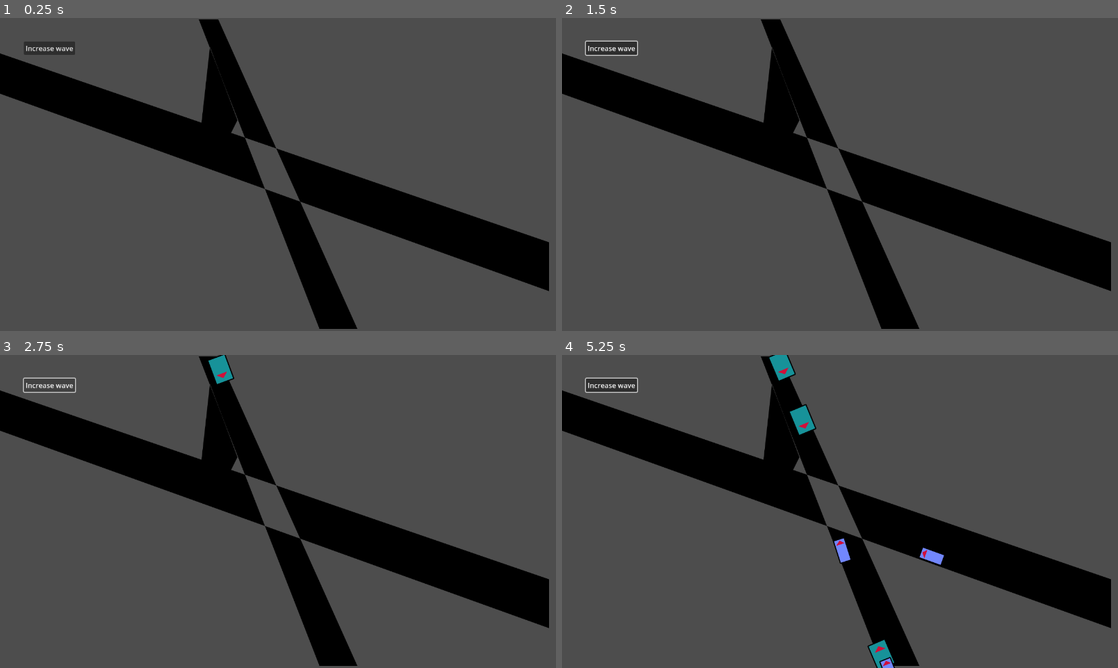
Above: before the commit, frames 1-4 (two rows, left to right).
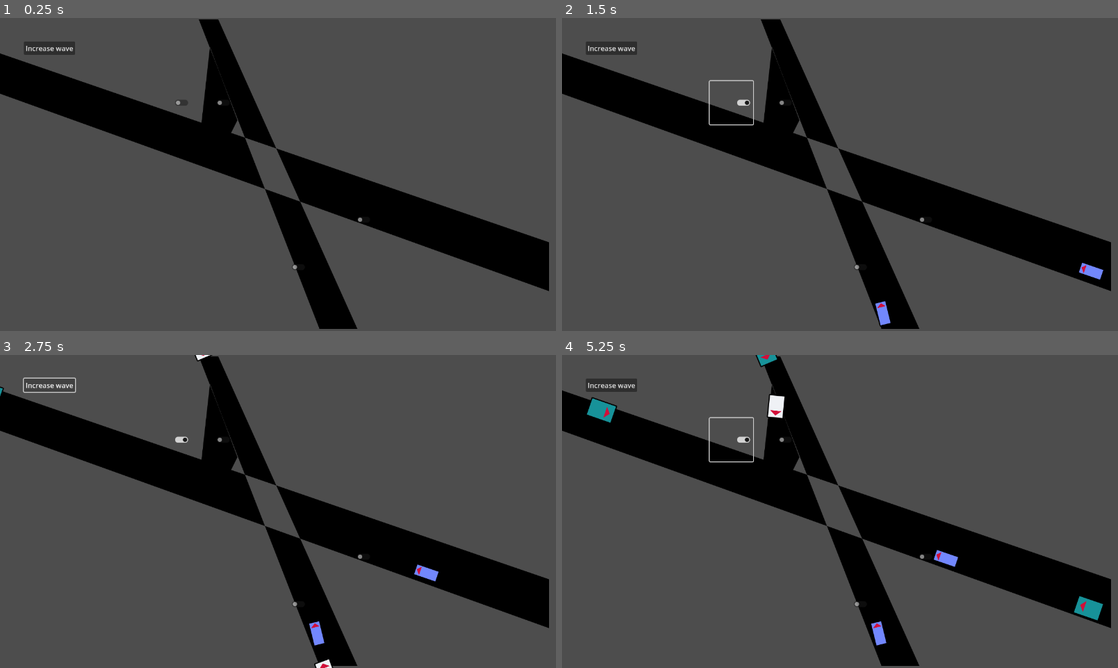
Above: after the commit, the same moments.

Repository: WinnerWind/omov-game
Game: Godot game, scene res://scenes/main.tscn
The game is run twice, just before and just after one commit, with the same random seed, the same clock (stepped at 60 frames per second) and the same inputs.
Inputs (mouse positions are in pixels of both pictures, inside the frame that each line leads up to):
- Up to frame 1 (0.25 s): no input
- Up to frame 2 (1.5 s): click "Increase wave" at 0.5 s; click (728, 102) at 1.27 s
- Up to frame 3 (2.75 s): click "Increase wave" at 2 s
- Up to frame 4 (5.25 s): click (728, 439) at 2.77 s; click "Increase wave" at 3.5 s; click (728, 439) at 4.27 s

The runs differ from the first frame. In frame 1, less than 0.1% of the frame differs, in the area x 31-66%, y 26-81%; in frame 2, 0.6%; in frame 3, 0.7%; in frame 4, 2.4%, in the area x 4-98%, y 0-100%.

Commit message:
Car spawner refactor

Diff:
--- a/scenes/main.tscn
+++ b/scenes/main.tscn
@@ -1,63 +1,118 @@
-[gd_scene load_steps=17 format=3 uid="uid://bp6qss41chrho"]
+[gd_scene load_steps=25 format=3 uid="uid://bp6qss41chrho"]
 
 [ext_resource type="Script" uid="uid://bikrhnp7h2fj6" path="res://scripts/pothole_spawner.gd" id="1_o5qli"]
 [ext_resource type="Script" uid="uid://dwnwtqxdffhvo" path="res://scripts/game_manager.gd" id="1_tbgi4"]
 [ext_resource type="PackedScene" uid="uid://bl8poaryl3h53" path="res://scenes/prefabs/pothole.tscn" id="2_0wfyh"]
 [ext_resource type="Script" uid="uid://cqp60ymv8d6c2" path="res://scripts/car_spawner.gd" id="3_jyhfs"]
-[ext_resource type="PackedScene" uid="uid://ctmkpurla8vot" path="res://scenes/prefabs/vehicles/car.tscn" id="4_tbgi4"]
 [ext_resource type="Script" uid="uid://d0g0a2kvadj5b" path="res://scripts/car_spawner_manager.gd" id="5_85g3d"]
-[ext_resource type="PackedScene" uid="uid://b8coxilqnsum0" path="res://scenes/prefabs/vehicles/bus.tscn" id="6_tefeu"]
-[ext_resource type="PackedScene" uid="uid://d2id2nwbly58y" path="res://scenes/prefabs/vehicles/bike.tscn" id="7_o6xl0"]
+[ext_resource type="PackedScene" uid="uid://0ej7nf4ws53l" path="res://scenes/prefabs/stop_area.tscn" id="7_o6xl0"]
 [ext_resource type="Texture2D" uid="uid://bt0r1bo428iaf" path="res://assets/art/map-placeholder.svg" id="8_tipki"]
 
-[sub_resource type="Curve2D" id="Curve2D_85g3d"]
-_data = {
-"points": PackedVector2Array(0, 0, 0, 0, 482, -30, 0, 0, 0, 0, 809, 741)
+[sub_resource type="Curve2D" id="Curve2D_tefeu"]
+_data = {
+"points": PackedVector2Array(0, 0, 0, 0, 453, -37, 0, 0, 0, 0, 498, 70, 0, 0, 0, 0, 463, 329, 0, 0, 0, 0, -90, 124)
+}
+point_count = 4
+
+[sub_resource type="Curve2D" id="Curve2D_o6xl0"]
+_data = {
+"points": PackedVector2Array(0, 0, 0, 0, 453, -37, 0, 0, 0, 0, 498, 70, 0, 0, 0, 0, 478, 273, 0, 0, 0, 0, 1305, 547)
+}
+point_count = 4
+
+[sub_resource type="Curve2D" id="Curve2D_tipki"]
+_data = {
+"points": PackedVector2Array(0, 0, 0, 0, 453, -37, 0, 0, 0, 0, 498, 70, 0, 0, 0, 0, 474, 268, 0, 0, 0, 0, 638, 313, 0, 0, 0, 0, 823, 740)
+}
+point_count = 5
+
+[sub_resource type="Curve2D" id="Curve2D_choun"]
+_data = {
+"points": PackedVector2Array(0, 0, 0, 0, 453, -37, 0, 0, 0, 0, 625, 360, 0, 0, 0, 0, -85, 125)
+}
+point_count = 3
+
+[sub_resource type="Curve2D" id="Curve2D_2wyq8"]
+_data = {
+"points": PackedVector2Array(0, 0, 0, 0, 453, -37, 0, 0, 0, 0, 591, 300, 0, 0, 0, 0, 1342, 561)
+}
+point_count = 3
+
+[sub_resource type="Curve2D" id="Curve2D_vxglm"]
+_data = {
+"points": PackedVector2Array(0, 0, 0, 0, 453, -37, 0, 0, 0, 0, 584, 296, 0, 0, 0, 0, 675, 402, 0, 0, 0, 0, 819, 732)
+}
+point_count = 4
+
+[sub_resource type="Curve2D" id="Curve2D_2f3dj"]
+_data = {
+"points": PackedVector2Array(0, 0, 0, 0, 1307, 614, 0, 0, 0, 0, 671, 396, 0, 0, 0, 0, 821, 745)
+}
+point_count = 3
+
+[sub_resource type="Curve2D" id="Curve2D_yq6so"]
+_data = {
+"points": PackedVector2Array(0, 0, 0, 0, 1307, 614, 0, 0, 0, 0, -112, 111)
 }
 point_count = 2
 
-[sub_resource type="Curve2D" id="Curve2D_choun"]
-_data = {
-"points": PackedVector2Array(0, 0, 0, 0, -171, 41, 0, 0, 0, 0, 1495, 613)
+[sub_resource type="Curve2D" id="Curve2D_fv21b"]
+_data = {
+"points": PackedVector2Array(0, 0, 0, 0, 1307, 614, 0, 0, 0, 0, 674, 400, 0, 0, 0, 0, 477, -30)
+}
+point_count = 3
+
+[sub_resource type="Curve2D" id="Curve2D_tel4y"]
+_data = {
+"points": PackedVector2Array(0, 0, 0, 0, -52, 79, 0, 0, 0, 0, 522, 279, 0, 0, 0, 0, 573, 189, 0, 0, 0, 0, 482, -28)
+}
+point_count = 4
+
+[sub_resource type="Curve2D" id="Curve2D_qkpxi"]
+_data = {
+"points": PackedVector2Array(0, 0, 0, 0, -52, 79, 0, 0, 0, 0, 1317, 544)
 }
 point_count = 2
 
-[sub_resource type="Curve2D" id="Curve2D_ya4ey"]
-_data = {
-"points": PackedVector2Array(0, 0, 0, 0, 1341, 641, 0, 0, 0, 0, -37, 143)
-}
-point_count = 2
-
-[sub_resource type="Curve2D" id="Curve2D_eb6dy"]
-_data = {
-"points": PackedVector2Array(0, 0, 0, 0, 753, 727, 0, 0, 0, 0, 454, -16)
-}
-point_count = 2
-
-[sub_resource type="Curve2D" id="Curve2D_trceg"]
-_data = {
-"points": PackedVector2Array(0, 0, 0, 0, 753, 727, 30.613003, 25.289001, -30.613003, -25.289001, 608, 378, 0, 0, 0, 0, -24, 148)
-}
-point_count = 3
-
-[sub_resource type="Curve2D" id="Curve2D_a8y0u"]
-_data = {
-"points": PackedVector2Array(0, 0, 0, 0, 753, 727, -49.247, 17.303001, 49.247, -17.303001, 631, 327, 0, 0, 0, 0, 1288, 542)
-}
-point_count = 3
-
-[sub_resource type="Curve2D" id="Curve2D_jkv2x"]
-_data = {
-"points": PackedVector2Array(0, 0, 0, 0, 487, -22, -46.585003, -25.289001, 46.585003, 25.289001, 643, 316, 0, 0, 0, 0, 1288, 542)
-}
-point_count = 3
+[sub_resource type="Curve2D" id="Curve2D_5q0nq"]
+_data = {
+"points": PackedVector2Array(0, 0, 0, 0, -52, 79, 0, 0, 0, 0, 636, 315, 0, 0, 0, 0, 825, 758)
+}
+point_count = 3
+
+[sub_resource type="Curve2D" id="Curve2D_dgi5k"]
+_data = {
+"points": PackedVector2Array(0, 0, 0, 0, -52, 79, 0, 0, 0, 0, 637, 313, 0, 0, 0, 0, 484, -19)
+}
+point_count = 3
+
+[sub_resource type="Curve2D" id="Curve2D_j8jky"]
+_data = {
+"points": PackedVector2Array(0, 0, 0, 0, 826, 746, 0, 0, 0, 0, 669, 393, 0, 0, 0, 0, -37, 133)
+}
+point_count = 3
+
+[sub_resource type="Curve2D" id="Curve2D_kmb1v"]
+_data = {
+"points": PackedVector2Array(0, 0, 0, 0, 750, 729, 0, 0, 0, 0, 660, 362, 0, 0, 0, 0, 484, -9)
+}
+point_count = 3
+
+[sub_resource type="Curve2D" id="Curve2D_fuf3a"]
+_data = {
+"points": PackedVector2Array(0, 0, 0, 0, 750, 729, 0, 0, 0, 0, 594, 305, 0, 0, 0, 0, 1317, 553)
+}
+point_count = 3
+
+[sub_resource type="RectangleShape2D" id="RectangleShape2D_o6xl0"]
+size = Vector2(75, 100)
 
 [node name="Node2D" type="Node2D" node_paths=PackedStringArray("car_spawner", "pothole_spawner")]
 script = ExtResource("1_tbgi4")
 car_spawner = NodePath("Spanwers")
 pothole_spawner = NodePath("PotholeSpawner")
 
-[node name="Sprite2D" type="Sprite2D" parent="."]
+[node name="Map" type="Sprite2D" parent="."]
 position = Vector2(631, 359)
 scale = Vector2(0.65925926, 0.65925926)
 texture = ExtResource("8_tipki")
@@ -72,17 +127,76 @@
 
 [node name="Spanwers" type="Node2D" parent="." node_paths=PackedStringArray("spawners")]
 script = ExtResource("5_85g3d")
-spawners = [NodePath("North")]
+spawners = [NodePath("North"), NodePath("East"), NodePath("West"), NodePath("South")]
 
 [node name="North" type="Node2D" parent="Spanwers"]
 script = ExtResource("3_jyhfs")
-max_delay = 1.0
-min_delay = 0.1
-curves = Array[Curve2D]([SubResource("Curve2D_85g3d"), SubResource("Curve2D_choun"), SubResource("Curve2D_ya4ey"), SubResource("Curve2D_eb6dy"), SubResource("Curve2D_trceg"), SubResource("Curve2D_a8y0u"), SubResource("Curve2D_jkv2x")])
-car_packed = ExtResource("4_tbgi4")
-bus_packed = ExtResource("6_tefeu")
-bike_packed = ExtResource("7_o6xl0")
+max_delay = 3.0
+min_delay = 1.0
 metadata/_custom_type_script = "uid://cqp60ymv8d6c2"
+
+[node name="Path2D" type="Path2D" parent="Spanwers/North"]
+curve = SubResource("Curve2D_tefeu")
+
+[node name="Path2D2" type="Path2D" parent="Spanwers/North"]
+curve = SubResource("Curve2D_o6xl0")
+
+[node name="Path2D3" type="Path2D" parent="Spanwers/North"]
+curve = SubResource("Curve2D_tipki")
+
+[node name="Path2D4" type="Path2D" parent="Spanwers/North"]
+curve = SubResource("Curve2D_choun")
+
+[node name="Path2D5" type="Path2D" parent="Spanwers/North"]
+curve = SubResource("Curve2D_2wyq8")
+
+[node name="Path2D6" type="Path2D" parent="Spanwers/North"]
+curve = SubResource("Curve2D_vxglm")
+
+[node name="East" type="Node2D" parent="Spanwers"]
+script = ExtResource("3_jyhfs")
+max_delay = 3.0
+min_delay = 1.0
+
+[node name="Path2D" type="Path2D" parent="Spanwers/East"]
+curve = SubResource("Curve2D_2f3dj")
+
+[node name="Path2D2" type="Path2D" parent="Spanwers/East"]
+curve = SubResource("Curve2D_yq6so")
+
+[node name="Path2D3" type="Path2D" parent="Spanwers/East"]
+curve = SubResource("Curve2D_fv21b")
+
+[node name="West" type="Node2D" parent="Spanwers"]
+script = ExtResource("3_jyhfs")
+max_delay = 3.0
+min_delay = 1.0
+
+[node name="Path2D" type="Path2D" parent="Spanwers/West"]
+curve = SubResource("Curve2D_tel4y")
+
+[node name="Path2D2" type="Path2D" parent="Spanwers/West"]
+curve = SubResource("Curve2D_qkpxi")
+
+[node name="Path2D3" type="Path2D" parent="Spanwers/West"]
+curve = SubResource("Curve2D_5q0nq")
+
+[node name="Path2D4" type="Path2D" parent="Spanwers/West"]
+curve = SubResource("Curve2D_dgi5k")
+
+[node name="South" type="Node2D" parent="Spanwers"]
+script = ExtResource("3_jyhfs")
+max_delay = 3.0
+min_delay = 1.0
+
+[node name="Path2D" type="Path2D" parent="Spanwers/South"]
+curve = SubResource("Curve2D_j8jky")
+
+[node name="Path2D2" type="Path2D" parent="Spanwers/South"]
+curve = SubResource("Curve2D_kmb1v")
+
+[node name="Path2D3" type="Path2D" parent="Spanwers/South"]
+curve = SubResource("Curve2D_fuf3a")
 
 [node name="Button" type="Button" parent="."]
 offset_left = 55.0
@@ -91,6 +205,23 @@
 offset_bottom = 85.0
 text = "Increase wave"
 
-[node name="Path2D" type="Path2D" parent="."]
+[node name="Stop" type="Node2D" parent="."]
+
+[node name="Stop Area" parent="Stop" instance=ExtResource("7_o6xl0")]
+position = Vector2(390, 195)
+stop_car_entirely = true
+
+[node name="Stop Area2" parent="Stop" instance=ExtResource("7_o6xl0")]
+position = Vector2(809, 464)
+stop_car_entirely = true
+
+[node name="Stop Area3" parent="Stop" instance=ExtResource("7_o6xl0")]
+position = Vector2(659, 573)
+stop_car_entirely = true
+
+[node name="Stop Area4" parent="Stop" instance=ExtResource("7_o6xl0")]
+position = Vector2(511, 195)
+stop_car_entirely = true
+shape = SubResource("RectangleShape2D_o6xl0")
 
 [connection signal="pressed" from="Button" to="." method="wave_increase"]
--- a/scripts/car_spawner.gd
+++ b/scripts/car_spawner.gd
@@ -11,11 +11,13 @@
 var delay:
 	get:
 		return randf_range(min_delay,max_delay)
-@export var curves:Array[Curve2D]
-@export_group("Internal")
-@export var car_packed:PackedScene
-@export var bus_packed:PackedScene
-@export var bike_packed:PackedScene
+
+var curves:Array[Curve2D]
+
+var car_packed:PackedScene = preload("res://scenes/prefabs/vehicles/car.tscn")
+var bus_packed:PackedScene = preload("res://scenes/prefabs/vehicles/bus.tscn")
+var bike_packed:PackedScene = preload("res://scenes/prefabs/vehicles/bike.tscn")
+
 var timer:Timer
 var spawner_signal_emitted:bool
 
@@ -23,6 +25,11 @@
 signal all_cars_cleared()
 
 func _ready() -> void:
+	# fetch paths from child Path2Ds
+	for child in get_children():
+		if child is Path2D and child.curve:
+			curves.append(child.curve)
+
 	timer = Timer.new()
 	add_child(timer)
 	timer.timeout.connect(queue_spawn)
@@ -59,6 +66,8 @@
 func check_all_cars_finished():
 	await get_tree().process_frame
 	var cars:Array[CarPath]
+	if not vehicles_spawned >= number_of_vehicles_to_spawn: #still cars to spawn
+		return
 	for child in get_children():
 		if child is CarPath: cars.append(child)
 	if cars == []:
